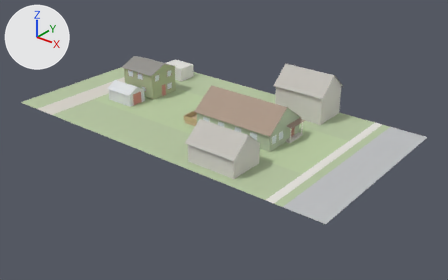
The OBJ model model/site-model.obj, before and after one commit.
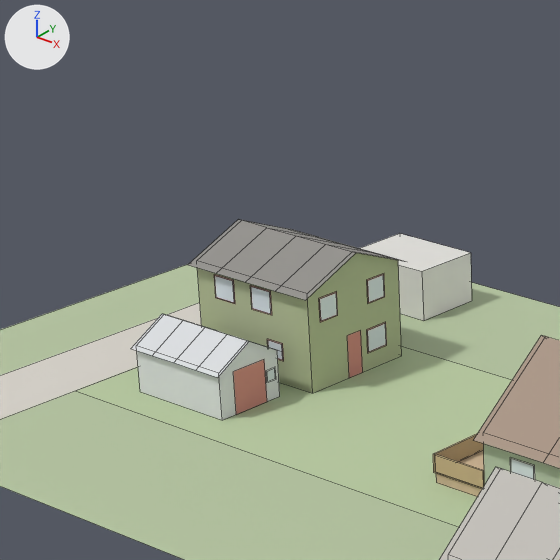
Each version appears first whole from a 50 mm camera at (278.6, -222.0, 141.1) aimed at (85.9, 18.9, -8.3), and next in a close-up on the part from 16% to 48% of the width and 0% to 51% of the height. Lighting does not change. The marker at upper left points along +X, +Y and +Z. The last two pictures show the newer version. The close-ups show mesh edges as thin lines. Where no turn or scale is listed for an object, it has been applied to the vertices. Vertices at exactly the same position are counted once.

Objects in the first close-up: 'site-model'.
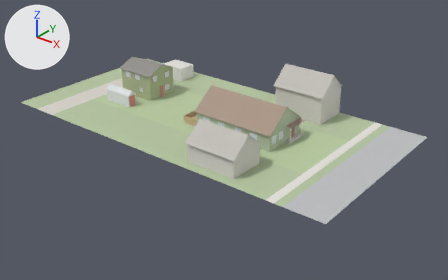
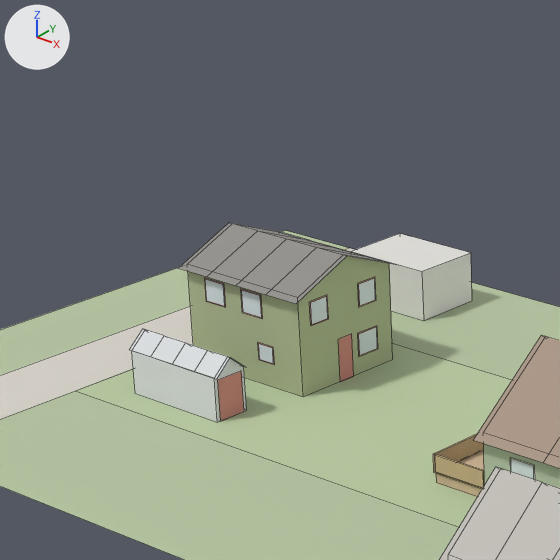
What differs and where, as boxes (x1, y1, x2, y2) in the close-ups (560 x 560 px; the box of a moved part takes in the faces that stretch with it):
'site-model', reshaped: before (0, 220, 560, 560); after (0, 223, 560, 560)
part 1 of me_site_model, moved or reshaped: before (197, 253, 402, 393); after (188, 256, 393, 397)
part 2 of me_site_model, moved or reshaped: before (215, 276, 234, 302); after (205, 278, 226, 307)
part 3 of me_site_model, moved or reshaped: before (214, 274, 235, 304); after (205, 279, 225, 306)
part 4 of me_site_model, moved or reshaped: before (251, 287, 271, 314); after (241, 289, 263, 319)
part 5 of me_site_model, moved or reshaped: before (250, 285, 272, 315); after (242, 290, 262, 318)
part 6 of me_site_model, moved or reshaped: before (268, 340, 283, 360); after (258, 343, 275, 365)
part 7 of me_site_model, moved or reshaped: before (267, 339, 284, 361); after (259, 344, 273, 363)
part 8 of me_site_model, moved or reshaped: before (347, 330, 363, 378); after (338, 334, 354, 382)
part 9 of me_site_model, moved or reshaped: before (319, 291, 338, 322); after (309, 295, 329, 326)
part 10 of me_site_model, moved or reshaped: before (320, 293, 337, 321); after (311, 297, 328, 324)
part 11 of me_site_model, moved or reshaped: before (367, 274, 385, 303); after (358, 277, 376, 307)
part 12 of me_site_model, moved or reshaped: before (368, 275, 384, 302); after (359, 278, 375, 306)
part 13 of me_site_model, moved or reshaped: before (367, 322, 387, 353); after (358, 326, 378, 356)
part 14 of me_site_model, moved or reshaped: before (368, 324, 386, 351); after (359, 327, 377, 355)
part 15 of me_site_model, moved or reshaped: before (188, 220, 407, 300); after (179, 223, 397, 304)
part 16 of me_site_model, deleted: before (266, 367, 276, 383)
part 17 of me_site_model, deleted: before (267, 369, 275, 381)
part 18 of me_site_model, moved or reshaped: before (131, 314, 280, 420); after (130, 329, 247, 422)

What the commit changed:
me_site_model is used by ob_site_model.
me_site_model had 395 vertices, 154 faces and spanned x -30.0..178.0, y -30.0..75.0, z 0.0..26.0.
me_site_model now has 387 vertices, 152 faces and spans x -30.0..178.0, y -30.0..75.0, z 0.0..26.0.
me_site_model part 1: the loose piece of 10 vertices spanning x 5.0..29.0, y 22.0..42.0, z 0.0..20.0 is moved by (0.0, -2.0, 0.0).
me_site_model part 2: the loose piece of 4 vertices spanning x 9.0..13.0, y 22.0, z 11.0..14.0 is moved by (0.0, -2.0, 0.0), in mat_m17 (pink #c5847a).
me_site_model part 3: the loose piece of 4 vertices spanning x 9.0..13.0, y 22.0, z 11.0..15.0 is moved by (0.0, -2.0, 0.0), in mat_m7 (white #dce6eb).
me_site_model part 4: the loose piece of 4 vertices spanning x 17.0..21.0, y 22.0, z 11.0..14.0 is moved by (0.0, -2.0, 0.0), in mat_m17 (pink #c5847a).
me_site_model part 5: the loose piece of 4 vertices spanning x 17.0..21.0, y 22.0, z 11.0..15.0 is moved by (0.0, -2.0, 0.0), in mat_m7 (white #dce6eb).
me_site_model part 6: the loose piece of 4 vertices spanning x 20.0..23.0, y 22.0, z 4.0..6.0 is moved by (0.0, -2.0, 0.0), in mat_m17 (pink #c5847a).
me_site_model part 7: the loose piece of 4 vertices spanning x 20.0..23.0, y 22.0, z 4.0..7.0 is moved by (0.0, -2.0, 0.0), in mat_m7 (white #dce6eb).
me_site_model part 8: the loose piece of 4 vertices spanning x 29.0, y 30.0..33.0, z 0.0..7.0 is moved by (0.0, -2.0, 0.0).
me_site_model part 9: the loose piece of 4 vertices spanning x 29.0, y 24.0..28.0, z 11.0..15.0 is moved by (0.0, -2.0, 0.0).
me_site_model part 10: the loose piece of 4 vertices spanning x 29.0, y 24.0..28.0, z 11.0..14.0 is moved by (0.0, -2.0, 0.0).
me_site_model part 11: the loose piece of 4 vertices spanning x 29.0, y 35.0..39.0, z 11.0..15.0 is moved by (0.0, -2.0, 0.0).
me_site_model part 12: the loose piece of 4 vertices spanning x 29.0, y 35.0..38.0, z 11.0..14.0 is moved by (0.0, -2.0, 0.0).
me_site_model part 13: the loose piece of 4 vertices spanning x 29.0, y 34.0..39.0, z 3.0..7.0 is moved by (0.0, -2.0, 0.0).
me_site_model part 14: the loose piece of 4 vertices spanning x 29.0, y 34.0..38.0, z 3.0..6.0 is moved by (0.0, -2.0, 0.0).
me_site_model part 15: the loose piece of 15 vertices spanning x 4.0..30.0, y 21.0..43.0, z 16.0..20.0 is moved by (0.0, -2.0, 0.0).
me_site_model part 16: the loose piece of 4 vertices spanning x 26.0, y 15.0..17.0, z 3.0..5.0 is deleted.
me_site_model part 17: the loose piece of 4 vertices spanning x 26.0, y 16.0..17.0, z 3.0..5.0 is deleted.
me_site_model part 18: 8 vertices moved from x 8.0..26.0, y 12.0..19.0, z 7.0..11.0 to x 8.0..26.0, y 5.0..11.0, z 0.0..9.0; 15 vertices removed from x 8.0..26.0, y 6.0..19.0, z 0.0..11.0; 15 vertices added at x 8.0..26.0, y 5.0..11.0, z 0.0..9.0.
Other edits to the shape of me_site_model do not show in these pictures.
